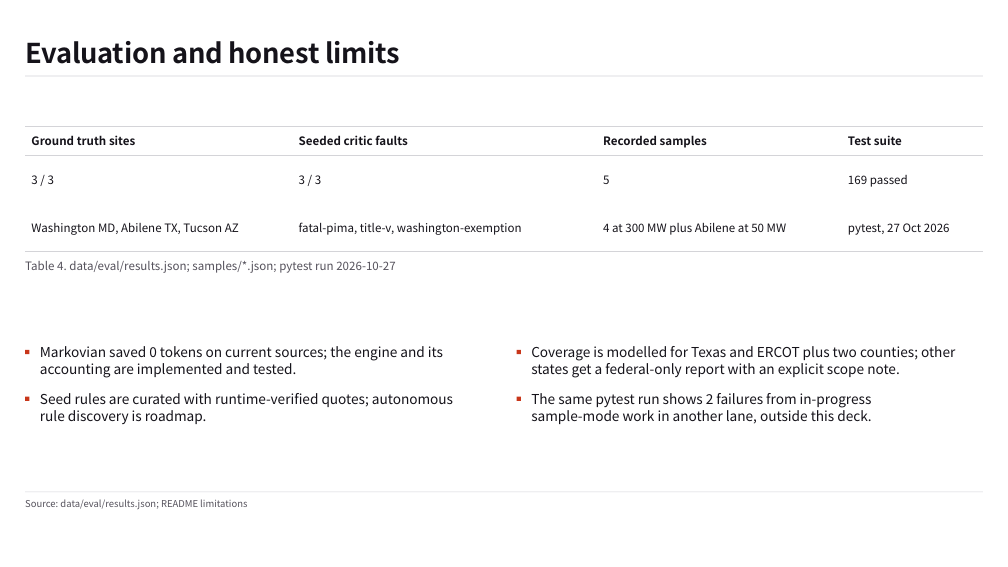
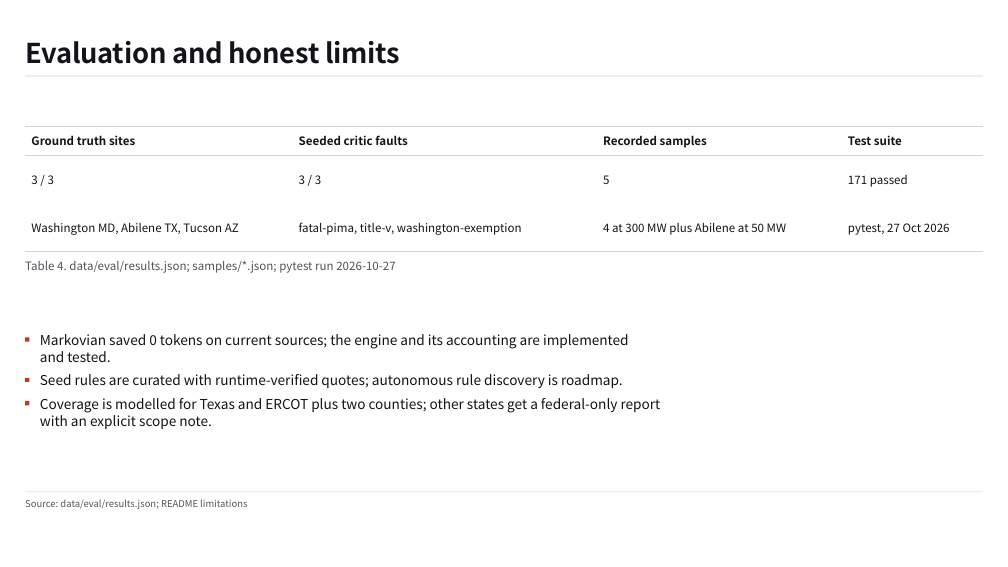
Before and after one commit to wjgoarxiv/sitewhy, a slide deck: slide 9 of submission/deck/sitewhy-deck.pptx. Drawn at 1008x567 pixels with LibreOffice and Linux fonts; fonts in the diff are those of the drawing. Boxes give left, top, right and bottom in pixels: in the first picture for what was removed or moved away, otherwise in the second. Text is boxed around its words. In the diff, an @@ line names an element or a change of style, - is before the commit and + after.

```diff
--- a/submission/deck/sitewhy-deck.pptx
+++ b/submission/deck/sitewhy-deck.pptx
@@ table at [25,126,983,252] @@
-row 2, column 4: 169 passed
+row 2, column 4: 171 passed
@@ rectangle: place and size @@
-rectangle at [25,350,29,355]
+rectangle at [25,337,29,342]
@@ text at [40,334,629,362]: spaces changed @@
-Markovian saved 0 tokens on current sources; the engine and its
-accounting are implemented and tested.
+Markovian saved 0 tokens on current sources; the engine and its accounting are implemented
+and tested.
@@ rectangle: place and size @@
-rectangle at [516,350,521,355]
+rectangle at [25,378,29,383]
@@ text at [40,374,623,388]: text changed @@
-Seed rules are curated with runtime-verified quotes; autonomous
-rule discovery is roadmap.
+Seed rules are curated with runtime-verified quotes; autonomous rule discovery is roadmap.
@@ rectangle: place and size @@
-rectangle at [25,397,29,402]
+rectangle at [25,402,29,406]
@@ text at [40,398,661,429]: spaces changed @@
-Coverage is modelled for Texas and ERCOT plus two counties; other
-states get a federal-only report with an explicit scope note.
+Coverage is modelled for Texas and ERCOT plus two counties; other states get a federal-only report
+with an explicit scope note.
@@ rectangle removed at [516,397,521,402] @@
@@ text removed at [531,393,872,424] @@
-The same pytest run shows 2 failures from in-progress
-sample-mode work in another lane, outside this deck.
```
Also in this commit, not shown: 1 other slide changed, 2 other files.
